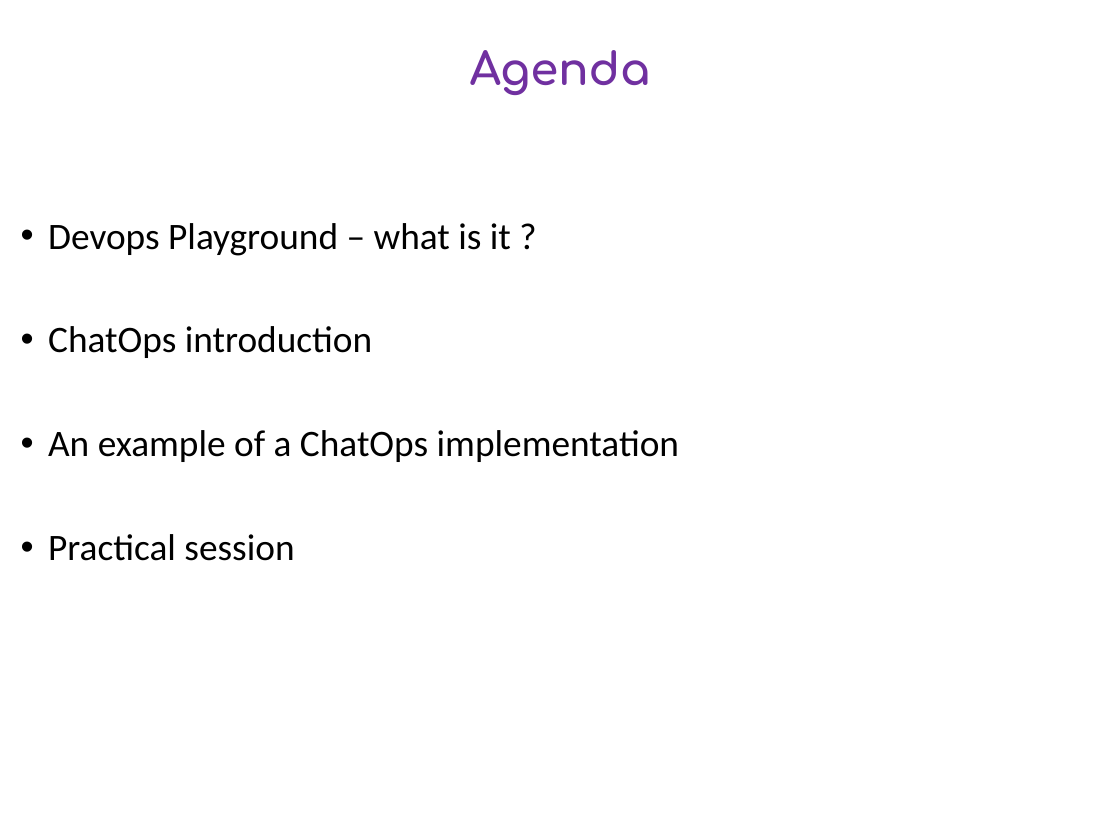
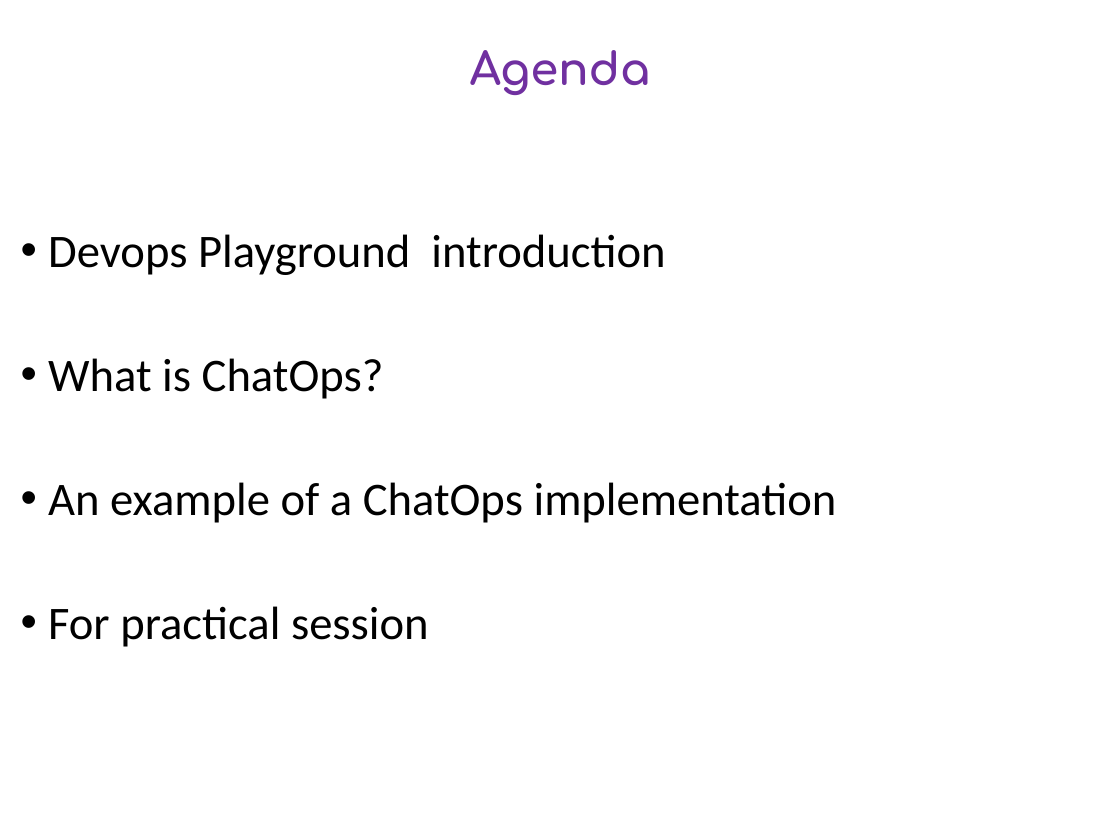
Before and after one commit to DevOpsPlayground/Hands-on-with-ChatOps, a slide deck: slide 2 of devops_playground_intro.pptx. Drawn at 1120x840 pixels with LibreOffice and Linux fonts; fonts in the diff are those of the drawing. Boxes give left, top, right and bottom in pixels: in the first picture for what was removed or moved away, otherwise in the second. Text is boxed around its words. In the diff, an @@ line names an element or a change of style, - is before the commit and + after.

```diff
--- a/devops_playground_intro.pptx
+++ b/devops_playground_intro.pptx
@@ text at bbox=[48, 234, 665, 399]: text changed; size 24 to 30 pt @@
-• Devops Playground – what is it ?
-• ChatOps introduction
+• Devops Playground introduction
+• What is ChatOps?
@@ text at bbox=[48, 482, 837, 523]: size 24 to 30 pt in "An example of a ChatOps implementation" @@
@@ text at bbox=[48, 606, 429, 647]: text changed; size 24 to 30 pt @@
-• Practical session
+• For practical session
```
Also in this commit, not shown: 6 other slides changed, 2 slides added.
